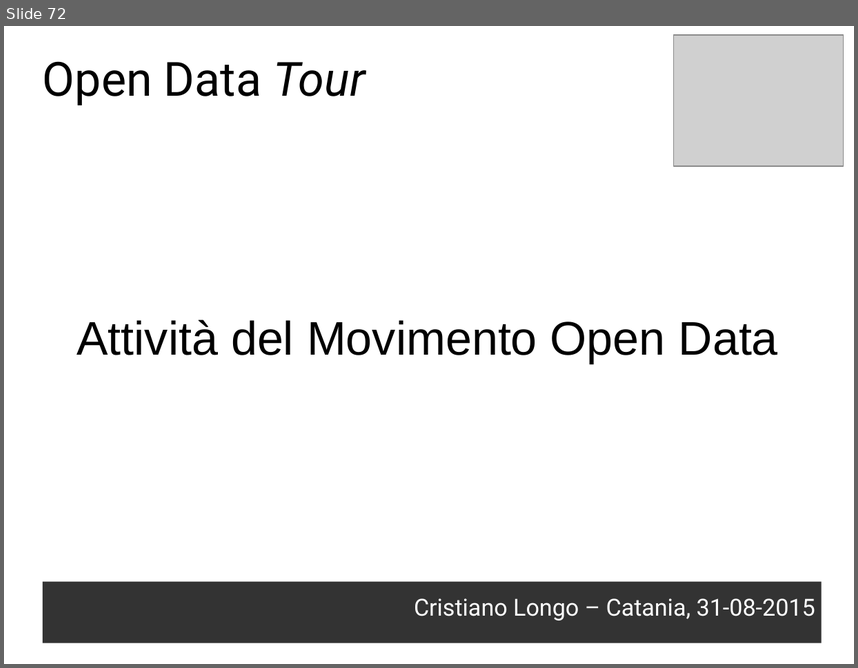
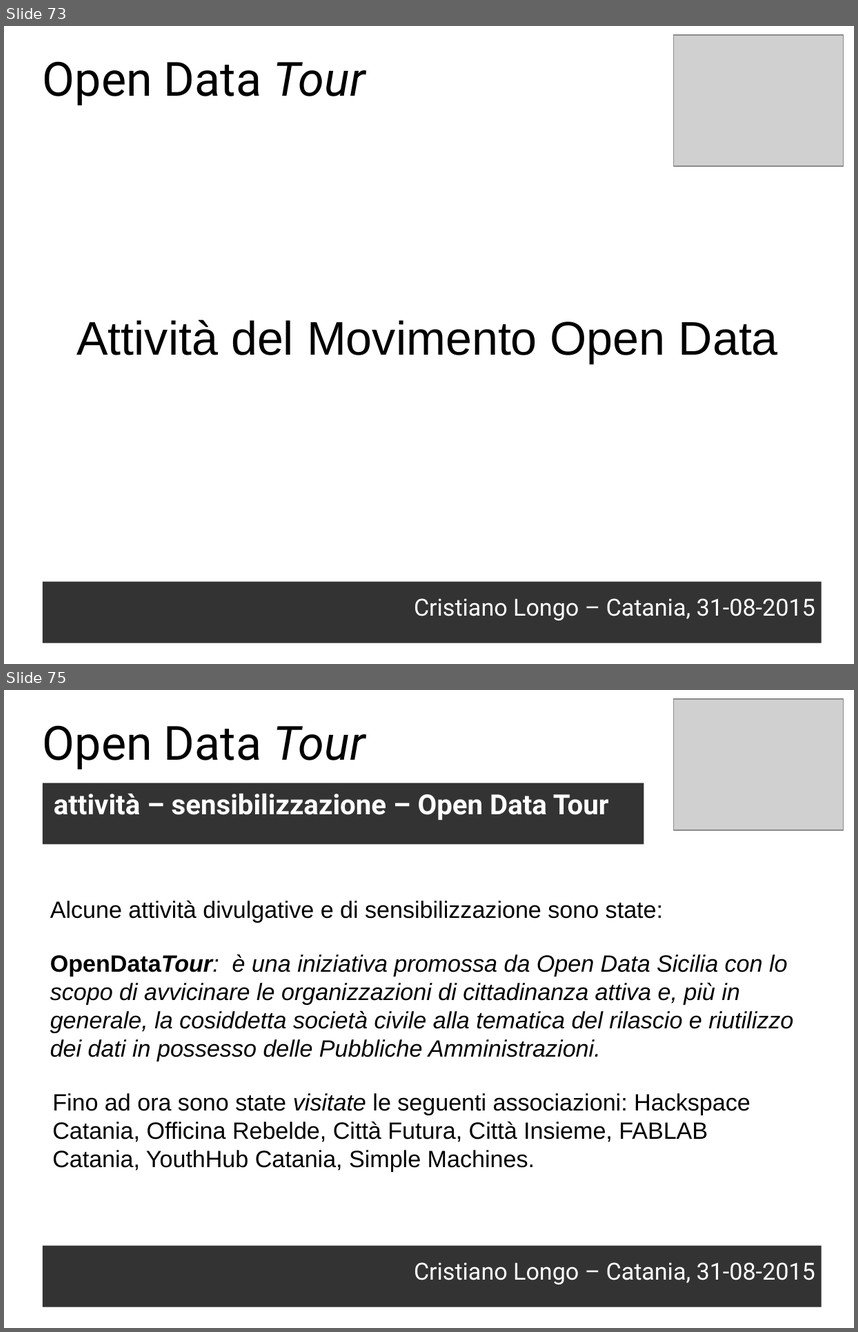
Before and after one commit to opendatahacklab/opendatatour, a slide deck: slides/odt_cope_31082015.odp. Shown one above the other, each under a label of ours: slide 72 before the commit, slides 73 and 75 after it; the slides between them are not shown. The pictures are 858x668 and 858x1332 pixels, drawn with LibreOffice and Linux fonts; fonts in the diff are those of the drawing; grey boxes stand for pictures. Boxes give left, top, right and bottom in pixels: in the first picture for what was removed or moved away, otherwise in the second. Text is boxed around its words. In the diff, an @@ line names an element or a change of style, - is before the commit and + after.

```diff
--- a/slides/odt_cope_31082015.odp
+++ b/slides/odt_cope_31082015.odp
@@ slide 75 added at box(4, 690, 854, 1328), background #FFFFFF @@
@@ picture added at box(675, 699, 844, 830) @@
@@ text added at box(43, 725, 366, 769), 44 pt, text #000000 @@
+Open Data Tour
@@ text added at box(43, 783, 644, 845), fill #333333, 25.9 pt, text #FFFFFF, bold @@
+attività – sensibilizzazione – Open Data Tour
@@ text added at box(50, 900, 663, 922), 22 pt, text #000000 @@
+Alcune attività divulgative e di sensibilizzazione sono state:
@@ text added at box(50, 954, 793, 1061), 22 pt, text #000000, italic @@
+OpenDataTour: è una iniziativa promossa da Open Data Sicilia con lo scopo di avvicinare le organizzazioni di cittadinanza attiva e, più in generale, la cosiddetta società civile alla tematica del rilascio e riutilizzo dei dati in possesso delle Pubbliche Amministrazioni.
@@ text added at box(52, 1093, 751, 1172), 22 pt, text #000000 @@
+Fino ad ora sono state visitate le seguenti associazioni: Hackspace Catania, Officina Rebelde, Città Futura, Città Insieme, FABLAB Catania, YouthHub Catania, Simple Machines.
@@ text added at box(43, 1245, 822, 1306), fill #333333, 22 pt, text #FFFFFF @@
+Cristiano Longo – Catania, 31-08-2015
@@ what was slide 72 is now slide 73 @@
```
Also in this commit, not shown: 1 slide changed, 10 other slides added, 1 slide removed, 2 other files.
